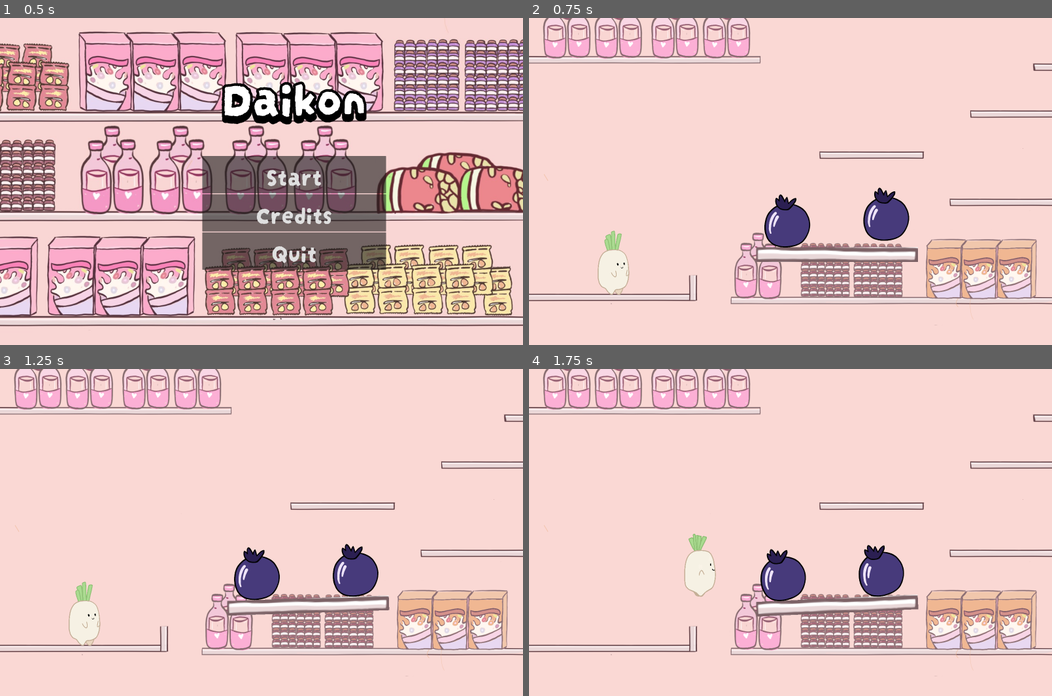
Above: before the commit, frames 1-4 (two rows, left to right).
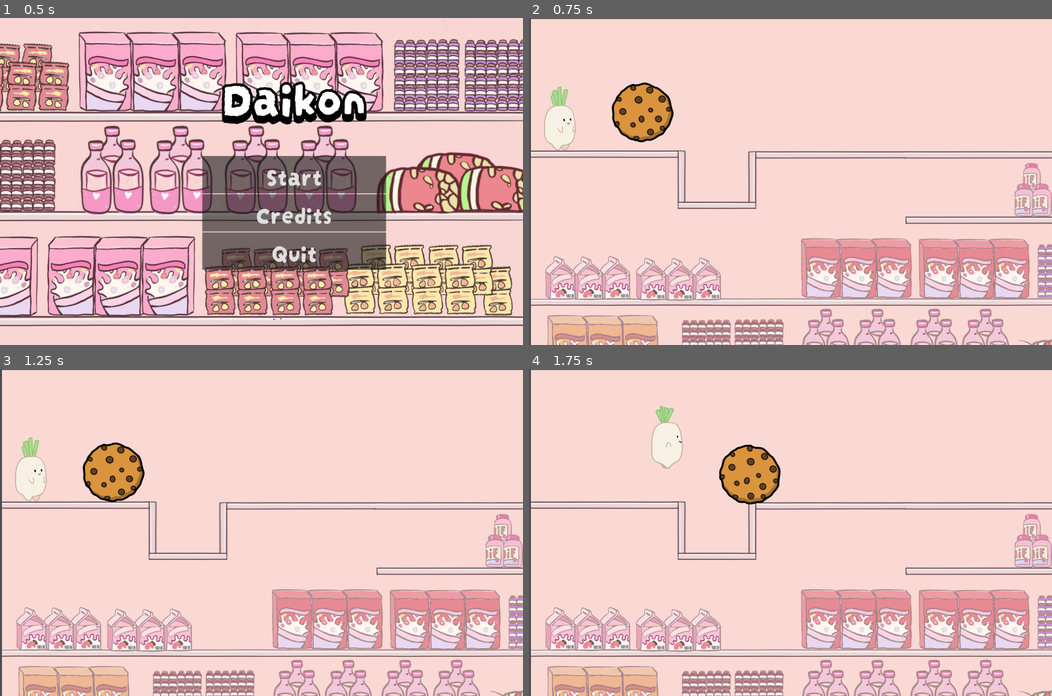
Above: after the commit, the same moments.

Repository: Boyquotes/daikon
Game: Godot game, scene res://main.tscn
Same seed, same stepped clock (60 frames per second), same inputs: the game is played once before the commit and once after it.
Inputs:
- Up to frame 1 (0.5 s): no input
- Up to frame 2 (0.75 s): click "Start" at 0.5 s
- Up to frame 3 (1.25 s): no input
- Up to frame 4 (1.75 s): hold D (right) from 1.28 s (still down); hold Shift (sprint) from 1.28 s (still down); tap W (jump) at 1.52 s

Frame 1 is identical in both runs. In frame 2, 28% of the frame differs, in the area x 0-100%, y 0-100%; in frame 3, 28%; in frame 4, 28%.

Commit message:
fixed level 1 and added intro levels, not connected yet

Diff:
--- /dev/null
+++ b/levels/intro_pt_1.tscn
@@ -0,0 +1,91 @@
+[gd_scene load_steps=13 format=3 uid="uid://wvkdji700l87"]
+
+[ext_resource type="Texture2D" uid="uid://bpoaalwcrw1v" path="res://assets/bg/intro_pt1.png" id="1_cnsmc"]
+[ext_resource type="PackedScene" path="res://player.tscn" id="2_0o7yb"]
+[ext_resource type="Texture2D" uid="uid://banqtej88s5jr" path="res://assets/mechanic/mechanic_1.png" id="3_gl155"]
+
+[sub_resource type="RectangleShape2D" id="RectangleShape2D_nvmih"]
+size = Vector2(767.5, 27.5)
+
+[sub_resource type="RectangleShape2D" id="RectangleShape2D_xpg2v"]
+size = Vector2(21, 153)
+
+[sub_resource type="RectangleShape2D" id="RectangleShape2D_aiq3n"]
+size = Vector2(183, 27.75)
+
+[sub_resource type="RectangleShape2D" id="RectangleShape2D_lphh4"]
+size = Vector2(26, 145)
+
+[sub_resource type="RectangleShape2D" id="RectangleShape2D_shcnv"]
+size = Vector2(33.5, 313.5)
+
+[sub_resource type="RectangleShape2D" id="RectangleShape2D_0enfj"]
+size = Vector2(913, 25.5)
+
+[sub_resource type="RectangleShape2D" id="RectangleShape2D_ai2yc"]
+size = Vector2(236.5, 32)
+
+[sub_resource type="RectangleShape2D" id="RectangleShape2D_hch3k"]
+size = Vector2(757.5, 25)
+
+[sub_resource type="RectangleShape2D" id="RectangleShape2D_qdpeq"]
+size = Vector2(130.5, 188)
+
+[node name="intro_pt1" type="Node2D"]
+position = Vector2(7, -71)
+
+[node name="Sprite2D" type="Sprite2D" parent="."]
+position = Vector2(1024, 766)
+texture = ExtResource("1_cnsmc")
+
+[node name="Player" parent="." instance=ExtResource("2_0o7yb")]
+position = Vector2(100, 1308)
+
+[node name="StaticBody2D" type="StaticBody2D" parent="."]
+collision_layer = 2
+collision_mask = 3
+
+[node name="CollisionShape2D" type="CollisionShape2D" parent="StaticBody2D"]
+light_mask = 3
+position = Vector2(392, 1430)
+shape = SubResource("RectangleShape2D_nvmih")
+
+[node name="CollisionShape2D2" type="CollisionShape2D" parent="StaticBody2D"]
+position = Vector2(783, 1364)
+shape = SubResource("RectangleShape2D_xpg2v")
+
+[node name="CollisionShape2D3" type="CollisionShape2D" parent="StaticBody2D"]
+position = Vector2(864, 1301)
+shape = SubResource("RectangleShape2D_aiq3n")
+
+[node name="CollisionShape2D4" type="CollisionShape2D" parent="StaticBody2D"]
+position = Vector2(946, 1369)
+shape = SubResource("RectangleShape2D_lphh4")
+
+[node name="CollisionShape2D5" type="CollisionShape2D" parent="StaticBody2D"]
+position = Vector2(1836, 1286)
+shape = SubResource("RectangleShape2D_shcnv")
+
+[node name="CollisionShape2D6" type="CollisionShape2D" parent="StaticBody2D"]
+position = Vector2(1395, 1435)
+shape = SubResource("RectangleShape2D_0enfj")
+
+[node name="CollisionShape2D7" type="CollisionShape2D" parent="StaticBody2D"]
+position = Vector2(1939.75, 1143)
+shape = SubResource("RectangleShape2D_ai2yc")
+
+[node name="CollisionShape2D8" type="CollisionShape2D" parent="StaticBody2D"]
+position = Vector2(382.25, 1017)
+shape = SubResource("RectangleShape2D_hch3k")
+
+[node name="old daikon" type="StaticBody2D" parent="."]
+position = Vector2(0, 5)
+
+[node name="Sprite2D" type="Sprite2D" parent="old daikon"]
+position = Vector2(550, 882)
+scale = Vector2(0.152669, 0.144043)
+texture = ExtResource("3_gl155")
+
+[node name="CollisionPolygon2D" type="CollisionShape2D" parent="old daikon"]
+position = Vector2(554, 902)
+shape = SubResource("RectangleShape2D_qdpeq")
--- /dev/null
+++ b/levels/intro_pt_2.tscn
@@ -0,0 +1,63 @@
+[gd_scene load_steps=10 format=3 uid="uid://dgywgftbybgk5"]
+
+[ext_resource type="Texture2D" uid="uid://ca0iuik6ap8q7" path="res://assets/bg/intro_pt_2.png" id="1_dno7y"]
+[ext_resource type="PackedScene" path="res://player.tscn" id="2_y5m3r"]
+[ext_resource type="PackedScene" uid="uid://bskoxr0wa0nti" path="res://objects/cookie.tscn" id="3_i27na"]
+
+[sub_resource type="RectangleShape2D" id="RectangleShape2D_dtiwl"]
+size = Vector2(508.5, 29.5)
+
+[sub_resource type="RectangleShape2D" id="RectangleShape2D_2am6a"]
+size = Vector2(30.75, 195)
+
+[sub_resource type="RectangleShape2D" id="RectangleShape2D_ewvf0"]
+size = Vector2(260.5, 19.5)
+
+[sub_resource type="RectangleShape2D" id="RectangleShape2D_vmlvi"]
+size = Vector2(25.5, 186)
+
+[sub_resource type="RectangleShape2D" id="RectangleShape2D_q8tby"]
+size = Vector2(1324, 23.5)
+
+[sub_resource type="RectangleShape2D" id="RectangleShape2D_41562"]
+size = Vector2(819.5, 25.5)
+
+[node name="intro_pt_2" type="Node2D"]
+
+[node name="Sprite2D" type="Sprite2D" parent="."]
+position = Vector2(1030, 771)
+texture = ExtResource("1_dno7y")
+
+[node name="StaticBody2D" type="StaticBody2D" parent="."]
+collision_layer = 2
+collision_mask = 3
+
+[node name="CollisionShape2D" type="CollisionShape2D" parent="StaticBody2D"]
+position = Vector2(260.75, 444.25)
+shape = SubResource("RectangleShape2D_dtiwl")
+
+[node name="CollisionShape2D2" type="CollisionShape2D" parent="StaticBody2D"]
+position = Vector2(497.625, 534.5)
+shape = SubResource("RectangleShape2D_2am6a")
+
+[node name="CollisionShape2D3" type="CollisionShape2D" parent="StaticBody2D"]
+position = Vector2(616.75, 613.25)
+shape = SubResource("RectangleShape2D_ewvf0")
+
+[node name="CollisionShape2D4" type="CollisionShape2D" parent="StaticBody2D"]
+position = Vector2(733.25, 530)
+shape = SubResource("RectangleShape2D_vmlvi")
+
+[node name="CollisionShape2D5" type="CollisionShape2D" parent="StaticBody2D"]
+position = Vector2(1398, 451.25)
+shape = SubResource("RectangleShape2D_q8tby")
+
+[node name="CollisionShape2D6" type="CollisionShape2D" parent="StaticBody2D"]
+position = Vector2(1639.25, 660.25)
+shape = SubResource("RectangleShape2D_41562")
+
+[node name="Player" parent="." instance=ExtResource("2_y5m3r")]
+position = Vector2(95, 314)
+
+[node name="cookie" parent="." instance=ExtResource("3_i27na")]
+position = Vector2(369, 293)
--- a/levels/level_1.tscn
+++ b/levels/level_1.tscn
@@ -1,8 +1,8 @@
 [gd_scene load_steps=17 format=3 uid="uid://cmdjpbvxlxh3w"]
 
-[ext_resource type="Texture2D" uid="uid://bodr6w5mfamrf" path="res://assets/bg/level_1.png" id="1_d2743"]
+[ext_resource type="Texture2D" uid="uid://y2witc6kjhdx" path="res://assets/bg/scene1_1.png" id="1_27q4p"]
 [ext_resource type="PackedScene" uid="uid://boelrqhen7t2i" path="res://objects/scale.tscn" id="1_i6uy6"]
-[ext_resource type="PackedScene" uid="uid://dw0j7f8ahtsuk" path="res://player.tscn" id="2_oh5j1"]
+[ext_resource type="PackedScene" path="res://player.tscn" id="2_oh5j1"]
 [ext_resource type="PackedScene" uid="uid://c5u5ffkmknhpw" path="res://objects/blueberry.tscn" id="4_xyrtp"]
 
 [sub_resource type="GDScript" id="GDScript_x2ql8"]
@@ -23,22 +23,22 @@
 "
 
 [sub_resource type="RectangleShape2D" id="RectangleShape2D_ri0y6"]
-size = Vector2(547.75, 22)
+size = Vector2(2056.88, 22)
 
 [sub_resource type="RectangleShape2D" id="RectangleShape2D_efiby"]
 size = Vector2(25, 62)
 
 [sub_resource type="RectangleShape2D" id="RectangleShape2D_660v5"]
-size = Vector2(1052.88, 22)
+size = Vector2(38, 128)
 
 [sub_resource type="RectangleShape2D" id="RectangleShape2D_hnsti"]
-size = Vector2(340, 22)
+size = Vector2(472, 22)
 
 [sub_resource type="RectangleShape2D" id="RectangleShape2D_5qmqv"]
-size = Vector2(340, 22)
+size = Vector2(505, 22)
 
 [sub_resource type="RectangleShape2D" id="RectangleShape2D_6yps8"]
-size = Vector2(340, 22)
+size = Vector2(411, 22)
 
 [sub_resource type="RectangleShape2D" id="RectangleShape2D_au6kf"]
 size = Vector2(401, 22)
@@ -60,17 +60,17 @@
 
 [node name="Background" type="Sprite2D" parent="."]
 position = Vector2(1024, 768)
-texture = ExtResource("1_d2743")
+texture = ExtResource("1_27q4p")
 
 [node name="Player" parent="." instance=ExtResource("2_oh5j1")]
-position = Vector2(270, 1170)
+position = Vector2(108, 898)
 
 [node name="Shelves" type="StaticBody2D" parent="."]
 collision_layer = 2
 collision_mask = 3
 
 [node name="Shelf 1" type="CollisionShape2D" parent="Shelves"]
-position = Vector2(274.125, 1285)
+position = Vector2(1026.56, 1233)
 shape = SubResource("RectangleShape2D_ri0y6")
 
 [node name="Shelf 2" type="CollisionShape2D" parent="Shelves"]
@@ -78,19 +78,19 @@
 shape = SubResource("RectangleShape2D_efiby")
 
 [node name="Shelf 3" type="CollisionShape2D" parent="Shelves"]
-position = Vector2(1184.56, 1295)
+position = Vector2(958, 1056)
 shape = SubResource("RectangleShape2D_660v5")
 
 [node name="Shelf 4" type="CollisionShape2D" parent="Shelves"]
-position = Vector2(1543, 975)
+position = Vector2(955, 1115)
 shape = SubResource("RectangleShape2D_hnsti")
 
 [node name="Shelf 5" type="CollisionShape2D" parent="Shelves"]
-position = Vector2(1118, 821)
+position = Vector2(268.5, 1027)
 shape = SubResource("RectangleShape2D_5qmqv")
 
 [node name="Shelf 6" type="CollisionShape2D" parent="Shelves"]
-position = Vector2(1610, 688)
+position = Vector2(1523.5, 646)
 shape = SubResource("RectangleShape2D_6yps8")
 
 [node name="Shelf 7" type="CollisionShape2D" parent="Shelves"]
@@ -98,13 +98,13 @@
 shape = SubResource("RectangleShape2D_au6kf")
 
 [node name="Scale" parent="." instance=ExtResource("1_i6uy6")]
-position = Vector2(1005, 1129)
+position = Vector2(959, 966)
 
 [node name="Blueberry" parent="." instance=ExtResource("4_xyrtp")]
-position = Vector2(1164, 1020)
+position = Vector2(1224, 865)
 
 [node name="Blueberry 2" parent="." instance=ExtResource("4_xyrtp")]
-position = Vector2(841, 1042)
+position = Vector2(725, 861)
 
 [node name="Fallzone" type="Area2D" parent="."]
 
--- a/main.tscn
+++ b/main.tscn
@@ -11,7 +11,7 @@
 
 
 func _on_start_pressed():
-	tree.change_scene_to_file('res://levels/level_1.tscn')
+	tree.change_scene_to_file('res://levels/intro_pt_2.tscn')
 
 
 func _on_quit_pressed():
--- /dev/null
+++ b/objects/cookie.tscn
@@ -0,0 +1,19 @@
+[gd_scene load_steps=3 format=3 uid="uid://bskoxr0wa0nti"]
+
+[ext_resource type="Texture2D" uid="uid://bbb85s01dl4kf" path="res://assets/objects/cookie.png" id="1_wx5vk"]
+
+[sub_resource type="CircleShape2D" id="CircleShape2D_amus3"]
+radius = 95.2575
+
+[node name="cookie" type="RigidBody2D"]
+collision_layer = 2
+collision_mask = 3
+
+[node name="CollisionShape2D" type="CollisionShape2D" parent="."]
+position = Vector2(-1, 0)
+shape = SubResource("CircleShape2D_amus3")
+
+[node name="Sprite2D" type="Sprite2D" parent="."]
+position = Vector2(2.00006, 3)
+scale = Vector2(0.399414, 0.381348)
+texture = ExtResource("1_wx5vk")
--- /dev/null
+++ b/objects/rigid_body_2d.tscn
@@ -0,0 +1,17 @@
+[gd_scene load_steps=3 format=3 uid="uid://d2x051snnv8sh"]
+
+[ext_resource type="Texture2D" uid="uid://bbb85s01dl4kf" path="res://assets/objects/cookie.png" id="1_ni0f4"]
+
+[sub_resource type="CircleShape2D" id="CircleShape2D_amus3"]
+radius = 121.758
+
+[node name="cookie" type="RigidBody2D"]
+
+[node name="CollisionShape2D" type="CollisionShape2D" parent="."]
+position = Vector2(-1, 0)
+shape = SubResource("CircleShape2D_amus3")
+
+[node name="Sprite2D" type="Sprite2D" parent="."]
+position = Vector2(1, 3)
+scale = Vector2(0.484375, 0.482422)
+texture = ExtResource("1_ni0f4")
--- a/objects/scale.tscn
+++ b/objects/scale.tscn
@@ -5,7 +5,7 @@
 [sub_resource type="CircleShape2D" id="CircleShape2D_rlhxt"]
 
 [sub_resource type="RectangleShape2D" id="RectangleShape2D_7k3av"]
-size = Vector2(528, 46)
+size = Vector2(666, 31)
 
 [node name="scale" type="Node2D"]
 
@@ -22,12 +22,12 @@
 collision_mask = 3
 
 [node name="Plank Collision" type="CollisionShape2D" parent="Plank"]
-position = Vector2(0, 17)
+position = Vector2(4, 3)
 shape = SubResource("RectangleShape2D_7k3av")
 
 [node name="Scale" type="Sprite2D" parent="Plank/Plank Collision"]
-position = Vector2(-7.62939e-06, -1)
-scale = Vector2(2.65327, 2.82353)
+position = Vector2(-5, 0)
+scale = Vector2(3.18593, 2.35294)
 texture = ExtResource("1_7xjp6")
 
 [node name="PinJoint2D" type="PinJoint2D" parent="."]
Binary file added: assets/bg/intro_pt1.png
Not shown, added: assets/bg/intro_pt1.png.import
Binary file added: assets/bg/intro_pt_2.png
Not shown, added: assets/bg/intro_pt_2.png.import
Binary file added: assets/bg/scene1_1.png
Not shown, added: assets/bg/scene1_1.png.import
Binary file added: assets/bg/scene2_2.png
Not shown, added: assets/bg/scene2_2.png.import
Binary file added: assets/objects/cookie.png
Not shown, added: assets/objects/cookie.png.import
Not shown: 1 places in levels/level_2.tscn that only renumber resources
Not shown: 1 places in main.tscn that only renumber resources
